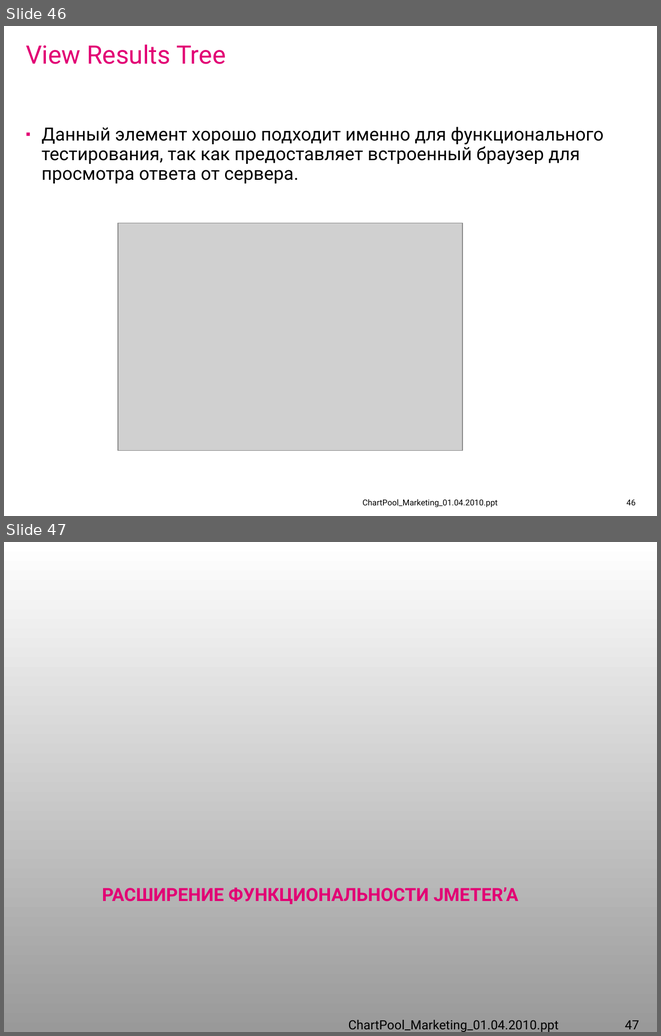
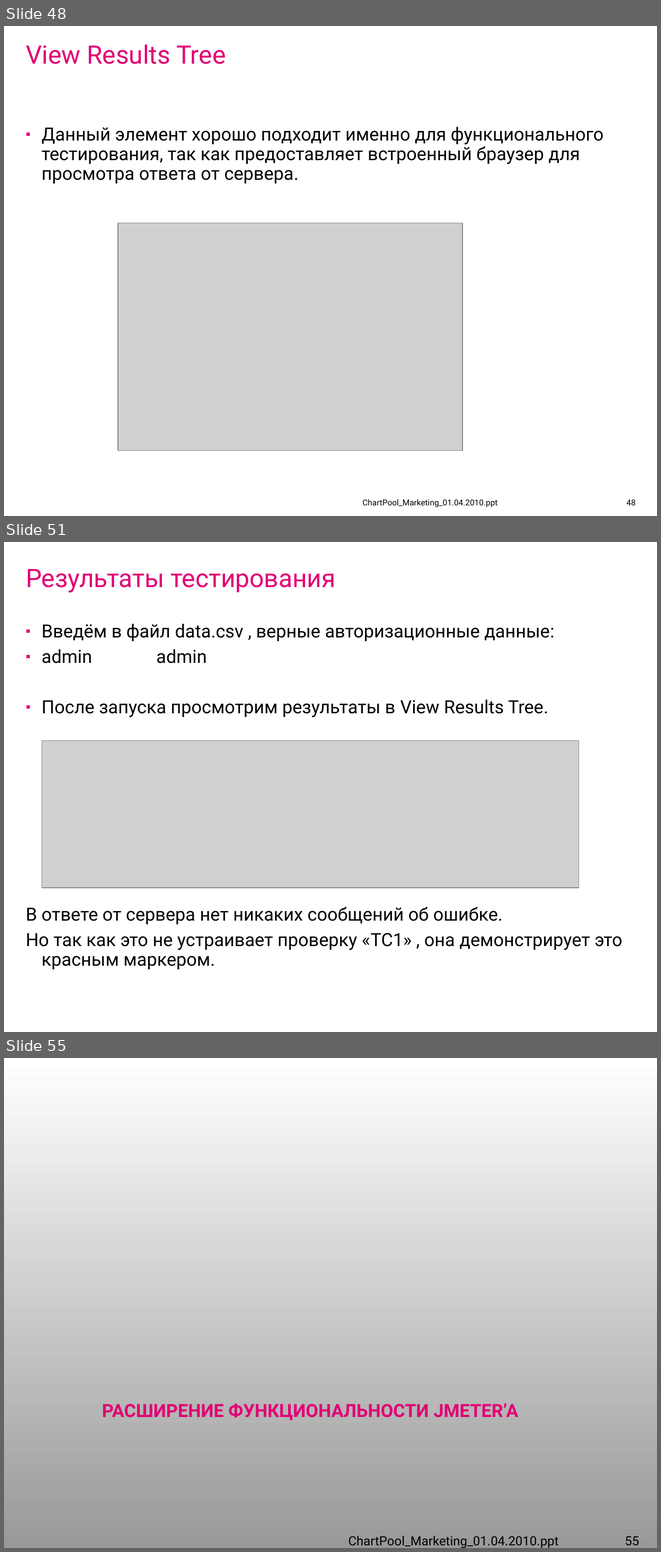
Before and after one commit to IvanCS/JMeterAvtoTestingDemo, a slide deck: documents/presentation.ppt. Shown one above the other, each under a label of ours: slides 46 and 47 before the commit, slides 48, 51 and 55 after it; the slides between them are not shown. The pictures are 661x1036 and 661x1552 pixels, drawn with LibreOffice and Linux fonts; fonts in the diff are those of the drawing; grey boxes stand for pictures; background and template pictures are left out. Boxes give left, top, right and bottom in pixels: in the first picture for what was removed or moved away, otherwise in the second. Text is boxed around its words. In the diff, an @@ line names an element or a change of style, - is before the commit and + after.

```diff
--- a/documents/presentation.ppt
+++ b/documents/presentation.ppt
@@ slide 51 added at (4, 542, 657, 1032), background #FFFFFF @@
@@ title added at (26, 569, 336, 593), 28 pt, text #E20074 @@
+Результаты тестирования
@@ text added at (42, 624, 554, 717), 20 pt, text #000000 @@
+▪ Введём в файл data.csv , верные авторизационные данные:
+▪ admin admin
+▪ После запуска просмотрим результаты в View Results Tree.
@@ picture added at (42, 741, 579, 888) @@
@@ text added at (26, 907, 622, 950), 20 pt, text #000000 @@
+В ответе от сервера нет никаких сообщений об ошибке.
+Но так как это не устраивает проверку «TC1» , она демонстрирует это красным маркером.
@@ what was slide 46 is now slide 48 @@
@@ page number at (626, 499, 635, 505): text changed @@
-46
+48
@@ what was slide 47 is now slide 55 @@
@@ page number at (625, 1536, 639, 1545): text changed @@
-47
+55
```
Also in this commit, not shown: 6 slides changed, 8 other slides added, 12 other files.
